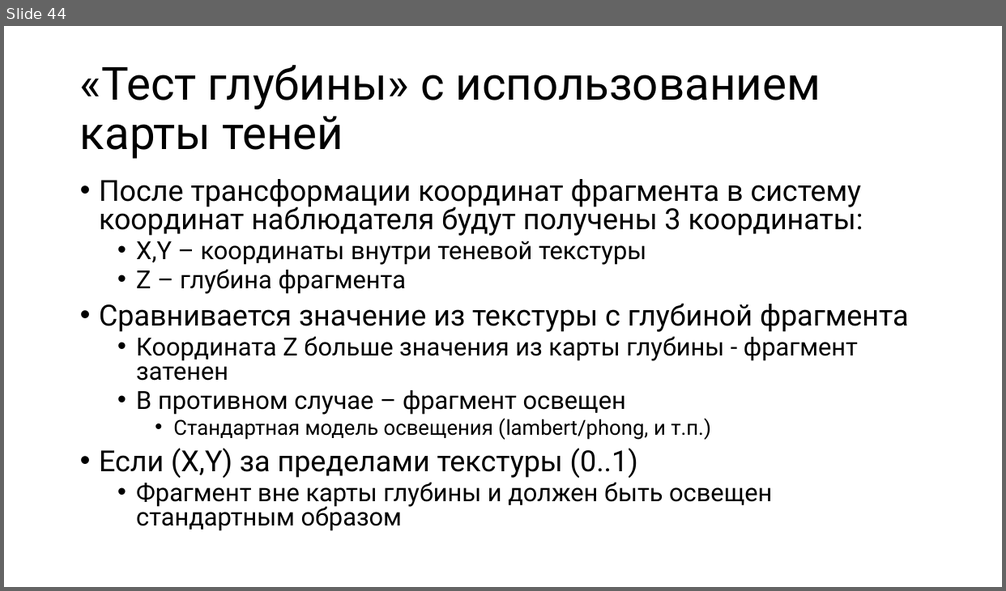
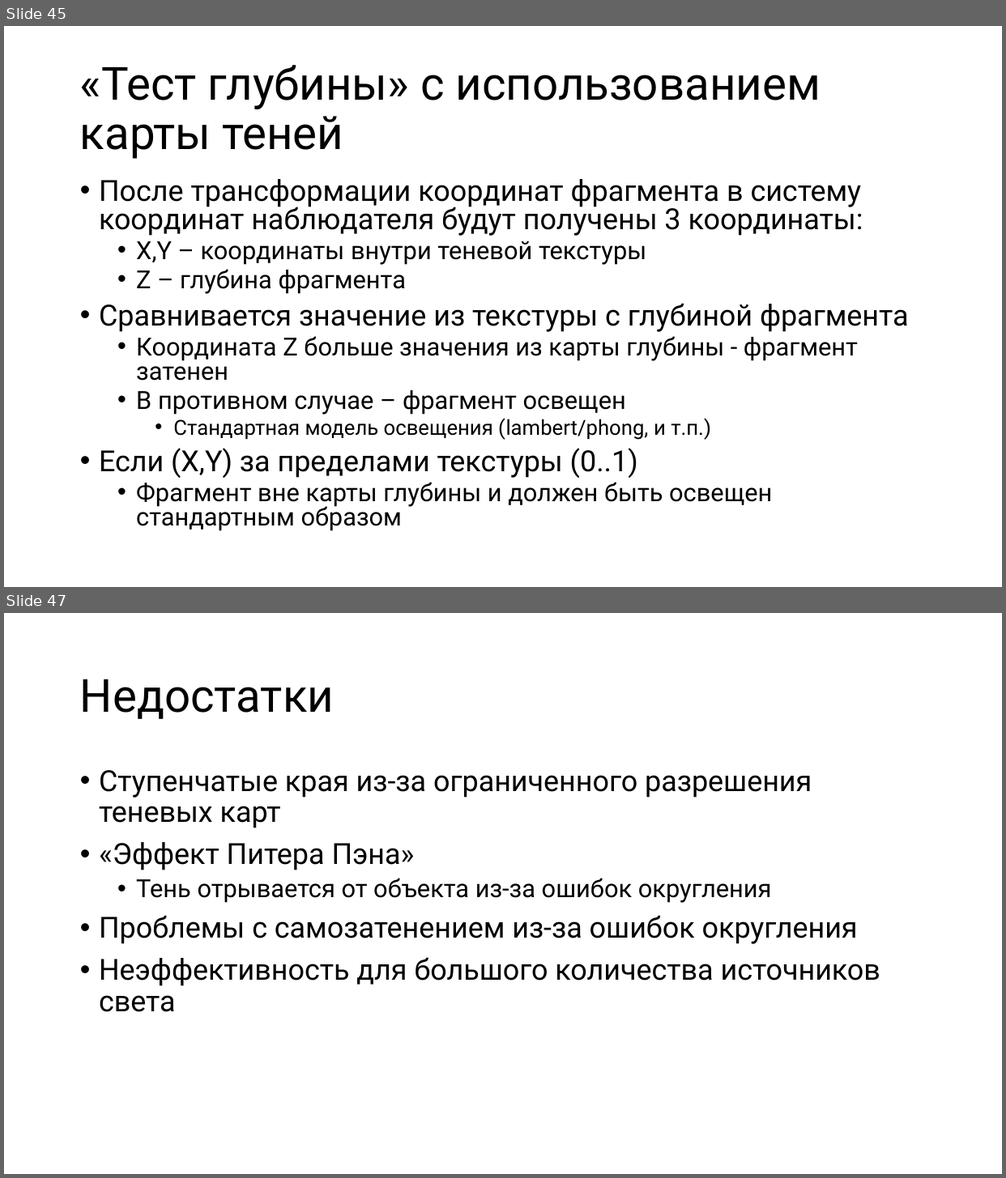
Before and after one commit to alexey-malov/cg-course, a slide deck: lectures/11 - Визуализация теней.pptx. Shown one above the other, each under a label of ours: slide 44 before the commit, slides 45 and 47 after it; the slides between them are not shown. The pictures are 1006x591 and 1006x1178 pixels, drawn with LibreOffice and Linux fonts; fonts in the diff are those of the drawing. Boxes give left, top, right and bottom in pixels: in the first picture for what was removed or moved away, otherwise in the second. Text is boxed around its words. In the diff, an @@ line names an element or a change of style, - is before the commit and + after.

```diff
--- a/lectures/11 - Визуализация теней.pptx
+++ b/lectures/11 - Визуализация теней.pptx
@@ slide 47 added at [4, 613, 1002, 1174], background #FFFFFF @@
@@ title added at [80, 679, 334, 719], 44 pt, text #000000 @@
+Недостатки
@@ text added at [99, 770, 880, 1012], 28 pt, text #000000 @@
+• Ступенчатые края из-за ограниченного разрешения теневых карт
+• «Эффект Питера Пэна»
+  • Тень отрывается от объекта из-за ошибок округления
+• Проблемы с самозатенением из-за ошибок округления
+• Неэффективность для большого количества источников света
@@ what was slide 44 is now slide 45 @@
```
Also in this commit, not shown: 3 slides changed, 2 other slides added, 17 other files.
